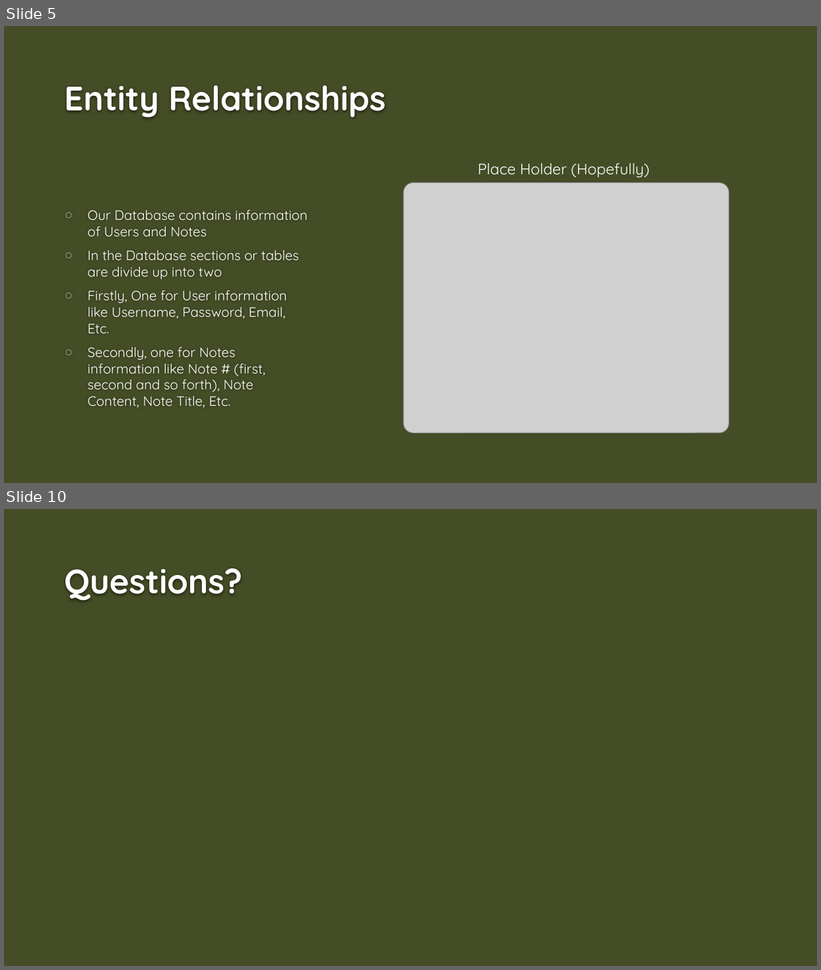
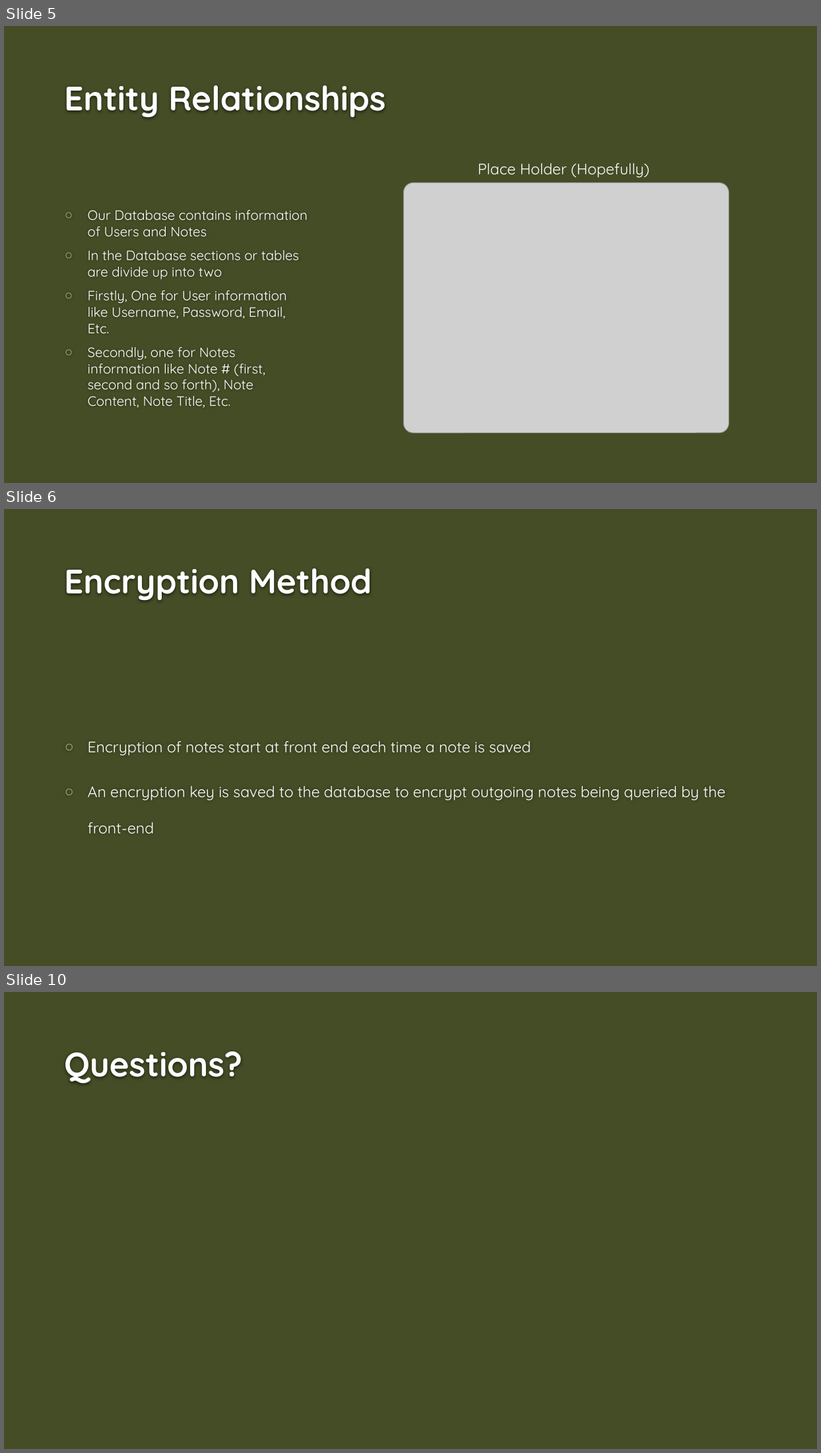
Before and after one commit to Dwaddle26/EncryptNotes, a slide deck: Phase 3 Documentation/Team_2_Presentation_3.pptx. Shown one above the other, each under a label of ours: slides 5 and 10 before the commit, slides 5, 6 and 10 after it; the slides between them are not shown. The pictures are 821x970 and 821x1453 pixels, drawn with LibreOffice and Linux fonts; fonts in the diff are those of the drawing; grey boxes stand for pictures; background and template pictures are left out. Boxes give left, top, right and bottom in pixels: in the first picture for what was removed or moved away, otherwise in the second. Text is boxed around its words. In the diff, an @@ line names an element or a change of style, - is before the commit and + after.

```diff
--- a/Phase 3 Documentation/Team_2_Presentation_3.pptx
+++ b/Phase 3 Documentation/Team_2_Presentation_3.pptx
@@ slide 6 added at (x1=4, y1=509, x2=817, y2=966), background #444D26 @@
@@ title added at (x1=64, y1=568, x2=372, y2=600), 40 pt, text #FEFEFE, bold @@
+Encryption Method
@@ text added at (x1=88, y1=741, x2=726, y2=834), 18 pt, text #FFFFFF @@
+○ Encryption of notes start at front end each time a note is saved
+○ An encryption key is saved to the database to encrypt outgoing notes being queried by the front-end
```
Also in this commit, not shown: 3 slides changed, 1 slide removed.
